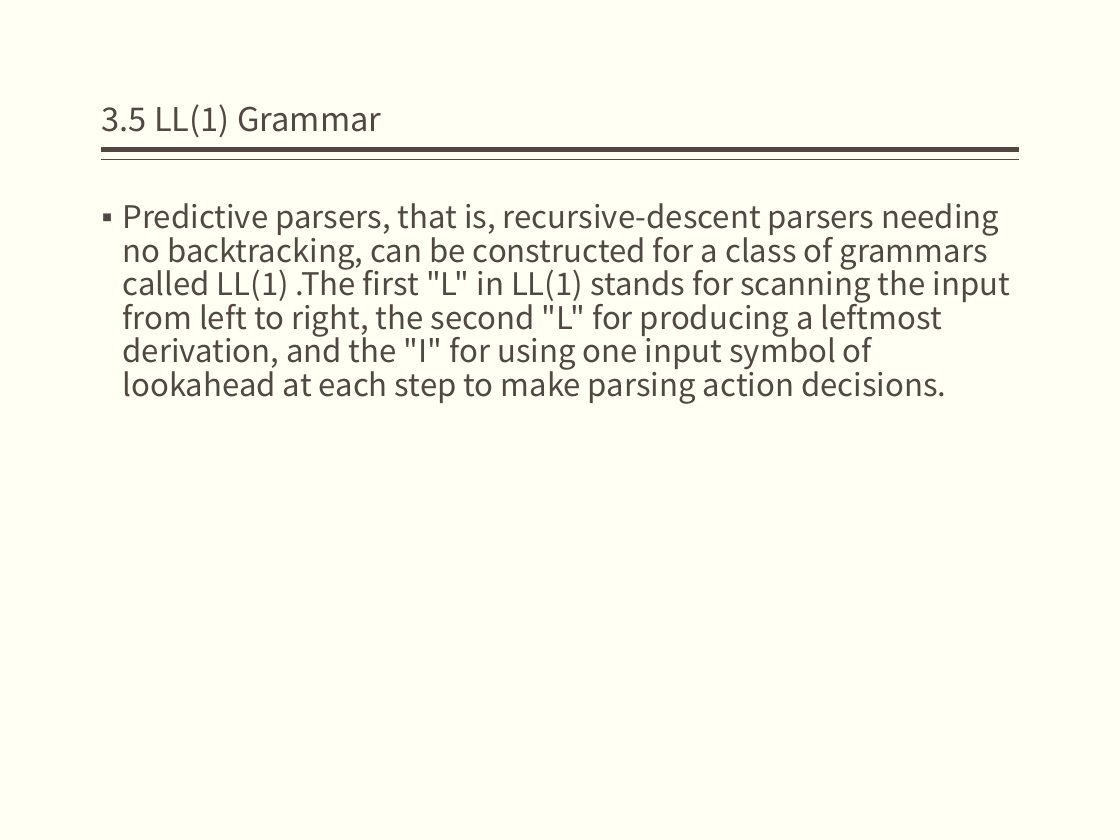
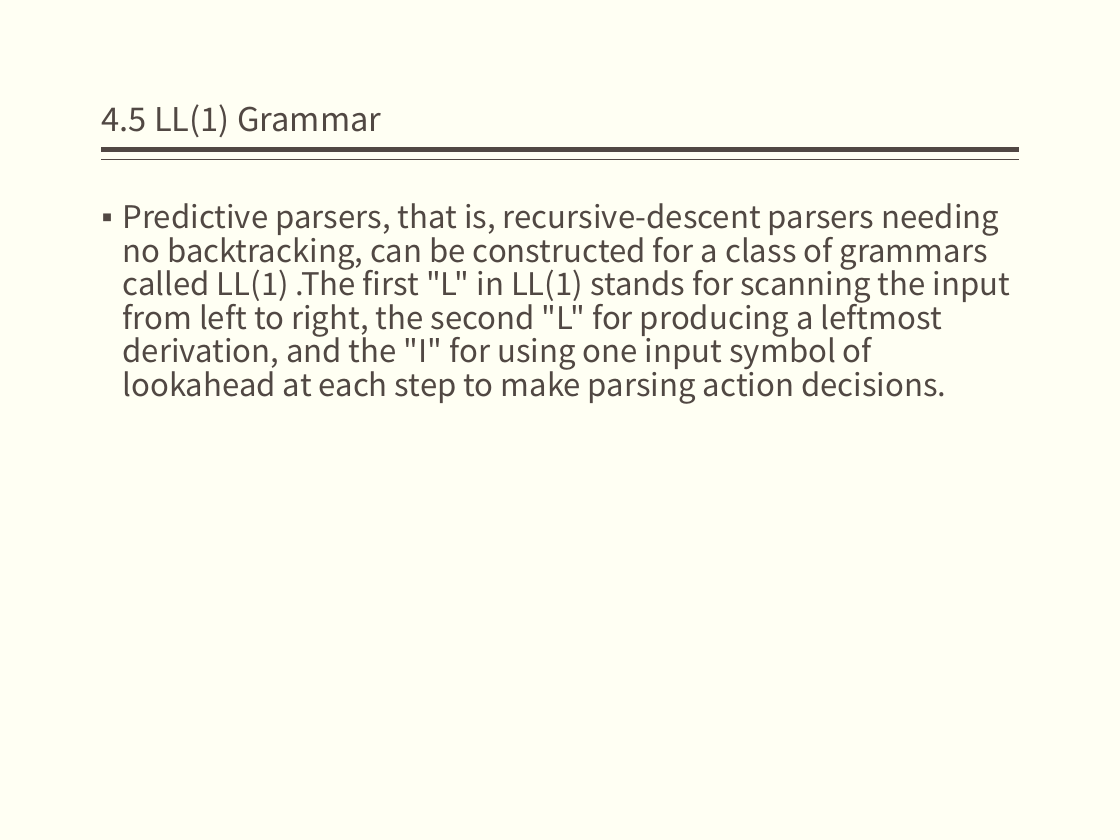
Before and after one commit to bonkboykz/jz81.github.io, a slide deck: slide 18 of course/compiler/LectureNotes/(Spring2017)Lecture4.pptx. Drawn at 1120x840 pixels with LibreOffice and Linux fonts; fonts in the diff are those of the drawing. Boxes give left, top, right and bottom in pixels: in the first picture for what was removed or moved away, otherwise in the second. Text is boxed around its words. In the diff, an @@ line names an element or a change of style, - is before the commit and + after.

```diff
--- a/course/compiler/LectureNotes/(Spring2017)Lecture4.pptx
+++ b/course/compiler/LectureNotes/(Spring2017)Lecture4.pptx
@@ title at (102,104,381,137): text changed @@
-3.5 LL(1) Grammar
+4.5 LL(1) Grammar
```
Also in this commit, not shown: 26 other slides changed, 3 slides added.
